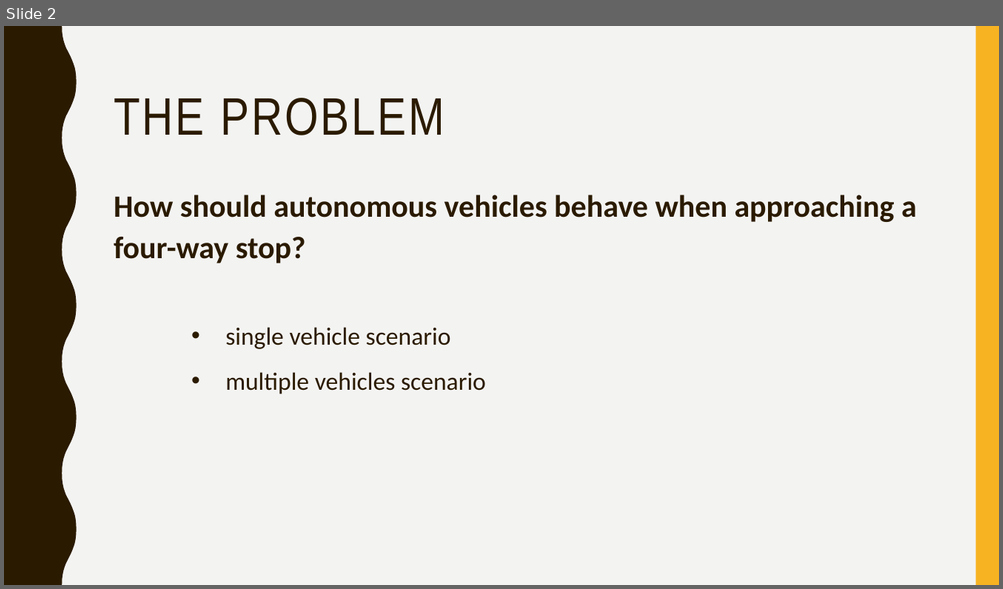
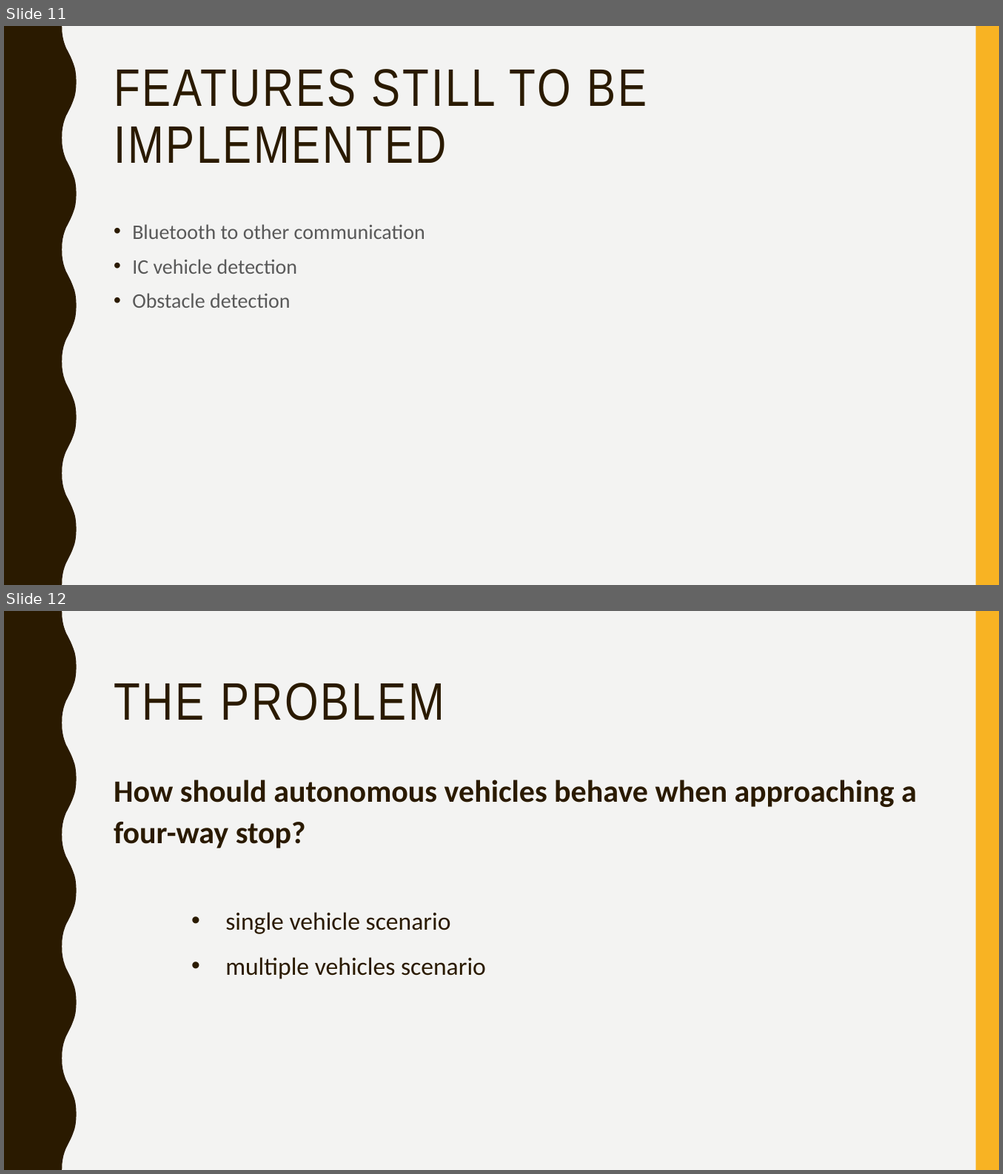
Before and after one commit to jean-lucas/vic, a slide deck: Presentation/Vehicle Intersection Control Presentation.pptx. Shown one above the other, each under a label of ours: slide 2 before the commit, slides 11 and 12 after it. The pictures are 1003x589 and 1003x1174 pixels, drawn with LibreOffice and Linux fonts; fonts in the diff are those of the drawing. Boxes give left, top, right and bottom in pixels: in the first picture for what was removed or moved away, otherwise in the second. Text is boxed around its words. In the diff, an @@ line names an element or a change of style, - is before the commit and + after.

```diff
--- a/Presentation/Vehicle Intersection Control Presentation.pptx
+++ b/Presentation/Vehicle Intersection Control Presentation.pptx
@@ slide 11 added at bbox=[4, 26, 999, 585], background #F3F3F2; not listed: 2 template elements that a slide beside it also shows @@
@@ title added at bbox=[114, 69, 647, 163], 51 pt, text #2A1A00 @@
+FEATURES STILL TO BE IMPLEMENTED
@@ text added at bbox=[132, 224, 425, 308], 20 pt, text #595959 @@
+• Bluetooth to other communication
+• IC vehicle detection
+• Obstacle detection
@@ what was slide 2 is now slide 12 @@
```
Also in this commit, not shown: 10 other slides added, 1 slide removed.
